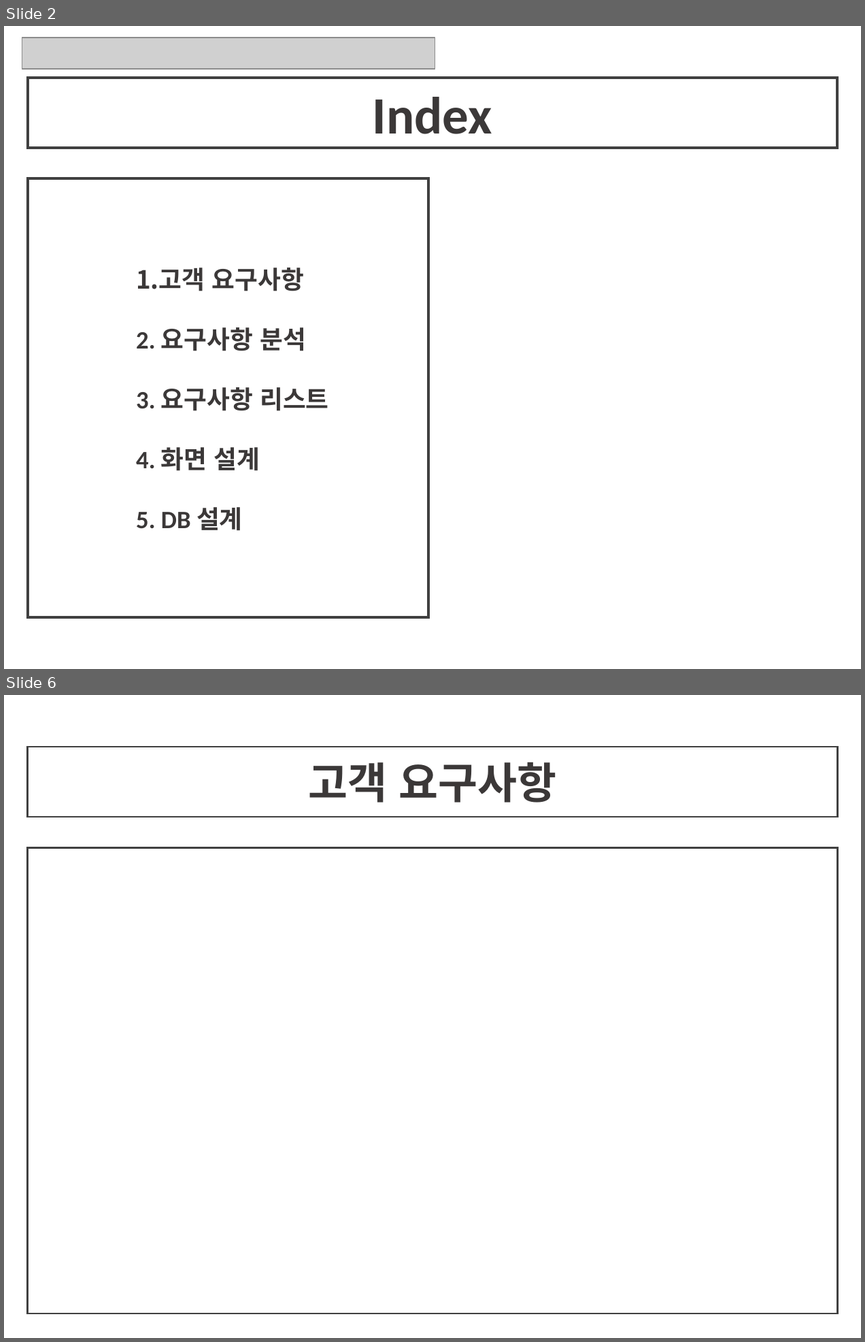
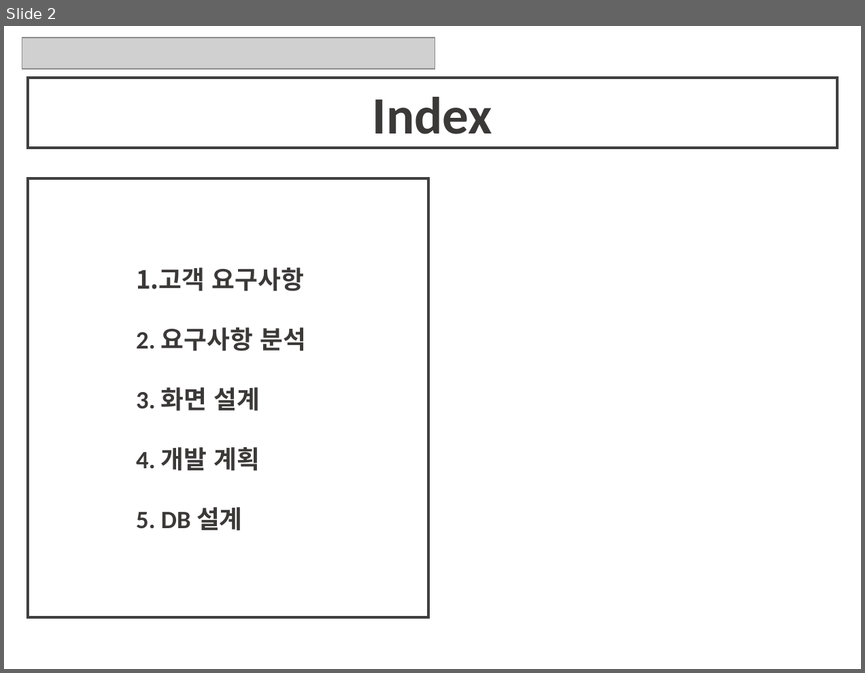
Before and after one commit to himediaai/DongGyun, a slide deck: 기획안.pptx. Shown one above the other, each under a label of ours: slides 2 and 6 before the commit, slide 2 after it; the slides between them are not shown. The pictures are 865x1342 and 865x673 pixels, drawn with LibreOffice and Linux fonts; fonts in the diff are those of the drawing; grey boxes stand for pictures. Boxes give left, top, right and bottom in pixels: in the first picture for what was removed or moved away, otherwise in the second. Text is boxed around its words. In the diff, an @@ line names an element or a change of style, - is before the commit and + after.

```diff
--- a/기획안.pptx
+++ b/기획안.pptx
@@ slide 6 removed at (x1=4, y1=695, x2=861, y2=1338), background #FFFFFF @@
@@ rectangle removed at (x1=27, y1=747, x2=837, y2=817) @@
-고객 요구사항
@@ rectangle removed at (x1=27, y1=847, x2=837, y2=1312) @@
@@ slide 2 changed as well @@
@@ text at (x1=136, y1=387, x2=260, y2=471): text changed @@
-3. 요구사항 리스트
-4. 화면 설계
+3. 화면 설계
+4. 개발 계획
```
Also in this commit, not shown: 2 other slides changed, 5 slides added, 3 other slides removed.
